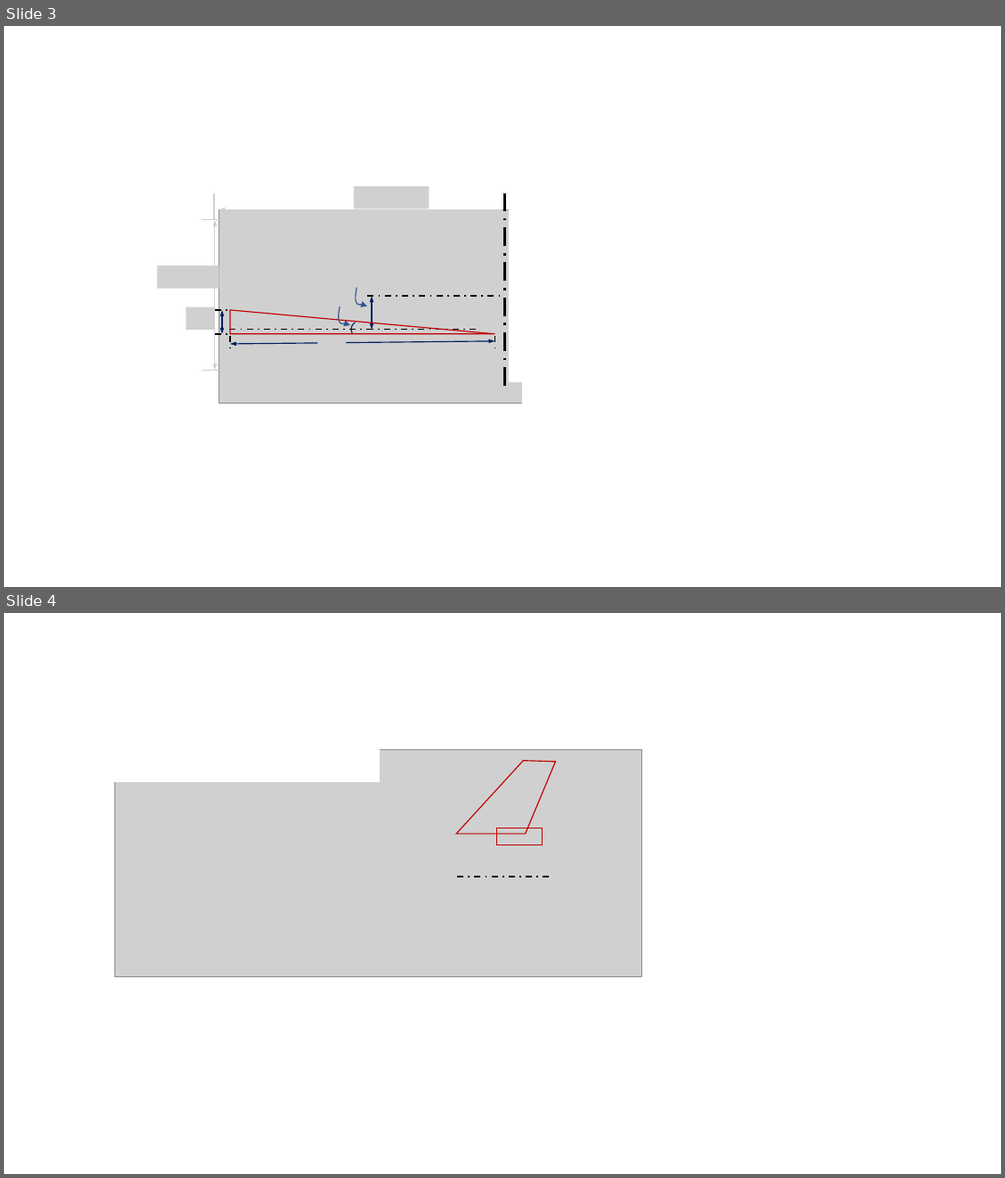
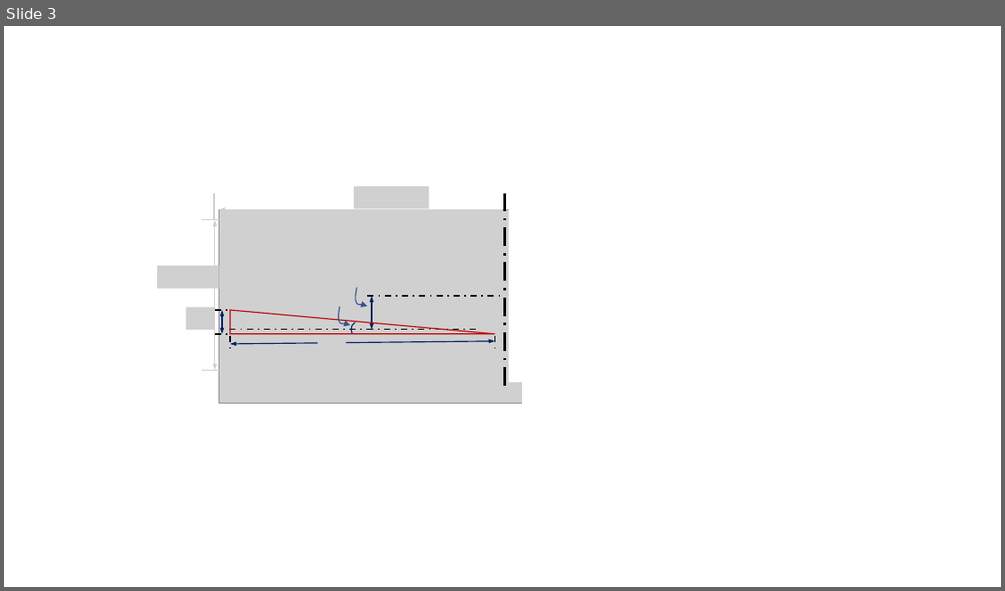
Before and after one commit to KantouniasA/flightDynamics, a slide deck: TechnicalReport/Figures.pptx. Shown one above the other, each under a label of ours: slides 3 and 4 before the commit, slide 3 after it. The pictures are 1005x1178 and 1005x591 pixels, drawn with LibreOffice and Linux fonts; fonts in the diff are those of the drawing; grey boxes stand for pictures. Boxes give left, top, right and bottom in pixels: in the first picture for what was removed or moved away, otherwise in the second. Text is boxed around its words. In the diff, an @@ line names an element or a change of style, - is before the commit and + after.

Commit message:
Figure dimentions ok

```diff
--- a/TechnicalReport/Figures.pptx
+++ b/TechnicalReport/Figures.pptx
@@ slide 4 removed at bbox=[4, 613, 1001, 1174], background #FFFFFF @@
@@ rectangle removed at bbox=[112, 701, 380, 782] @@
@@ picture removed at bbox=[114, 749, 642, 976] @@
@@ freeform shape removed at bbox=[456, 761, 556, 834] @@
@@ rectangle removed at bbox=[497, 828, 542, 845] @@
@@ line removed from (550, 876) to (456, 876) @@
```
Also in this commit, not shown: 1 slide changed, 1 slide added.
